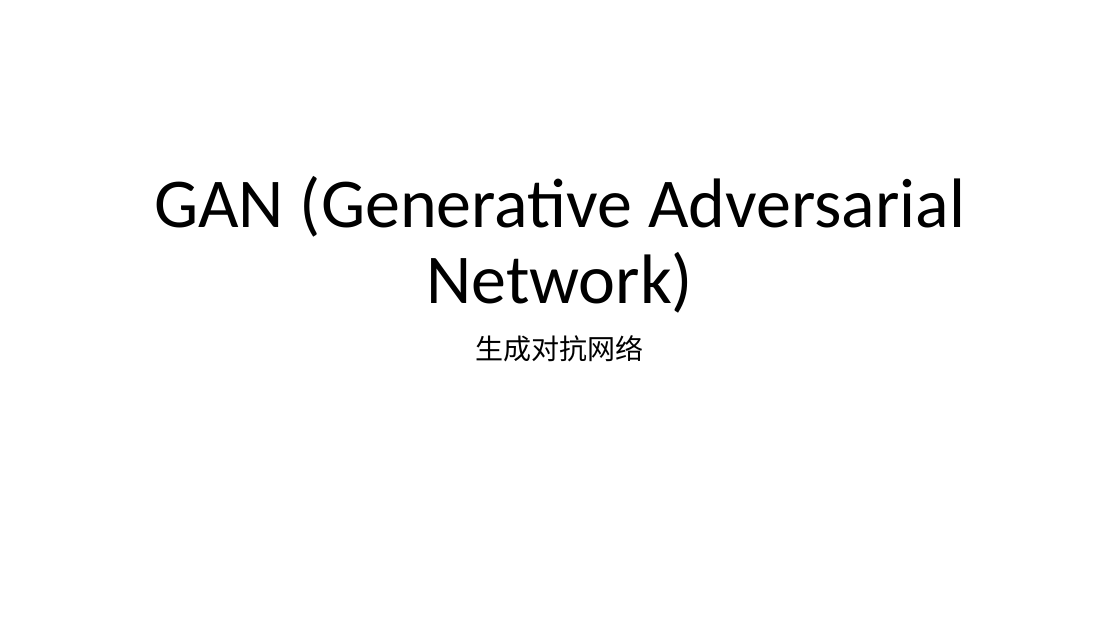
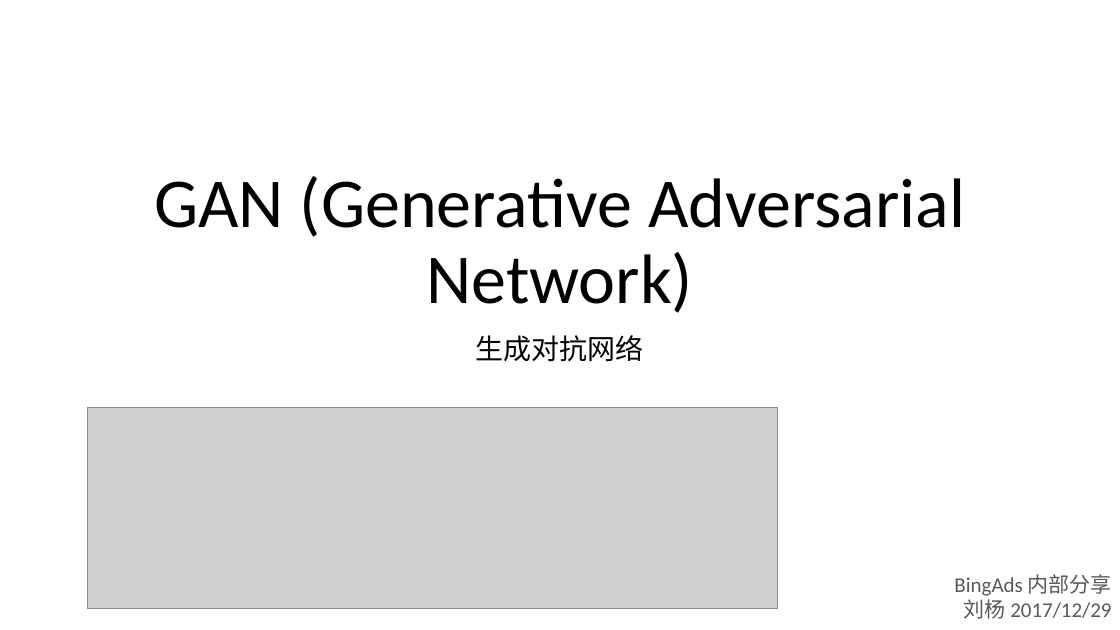
Before and after one commit to foamliu/Learning-DL, a slide deck: slide 1 of gan/GAN.pptx. Drawn at 1120x630 pixels with LibreOffice and Linux fonts; fonts in the diff are those of the drawing; grey boxes stand for pictures. Boxes give left, top, right and bottom in pixels: in the first picture for what was removed or moved away, otherwise in the second. Text is boxed around its words. In the diff, an @@ line names an element or a change of style, - is before the commit and + after.

```diff
--- a/gan/GAN.pptx
+++ b/gan/GAN.pptx
@@ picture added at (x1=87, y1=407, x2=777, y2=608) @@
@@ text added at (x1=954, y1=574, x2=1112, y2=619), 18 pt, text #595959 @@
+BingAds 内部分享
+刘杨 2017/12/29
```
Also in this commit, not shown: 3 other slides changed, 2 slides added, 1 other file.
